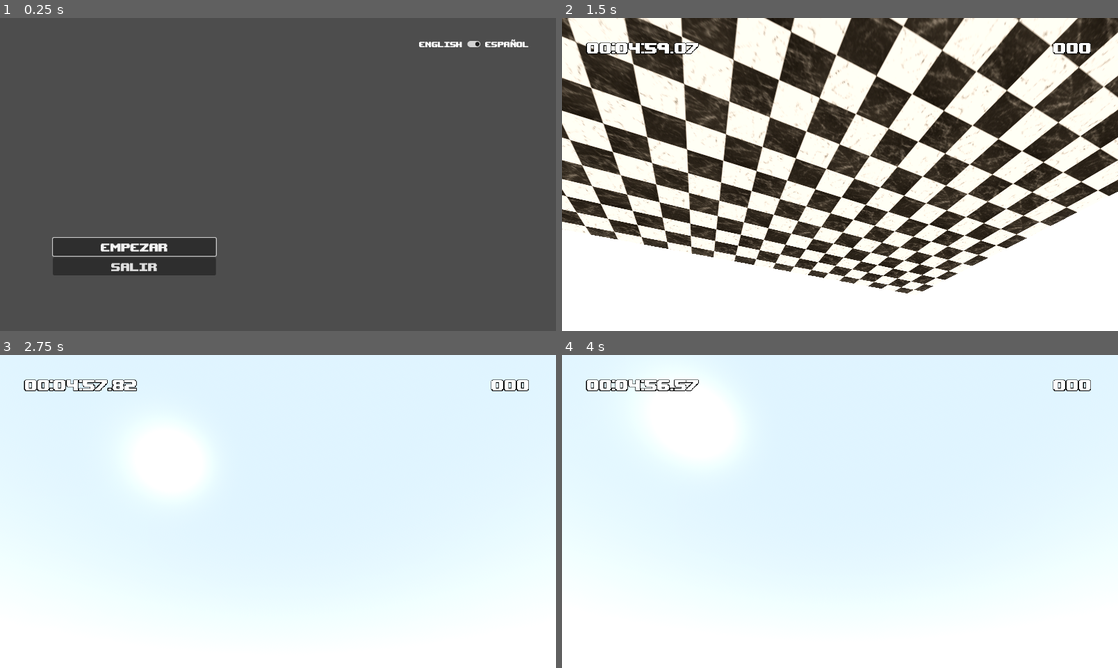
Above: before the commit, frames 1-4 (two rows, left to right).
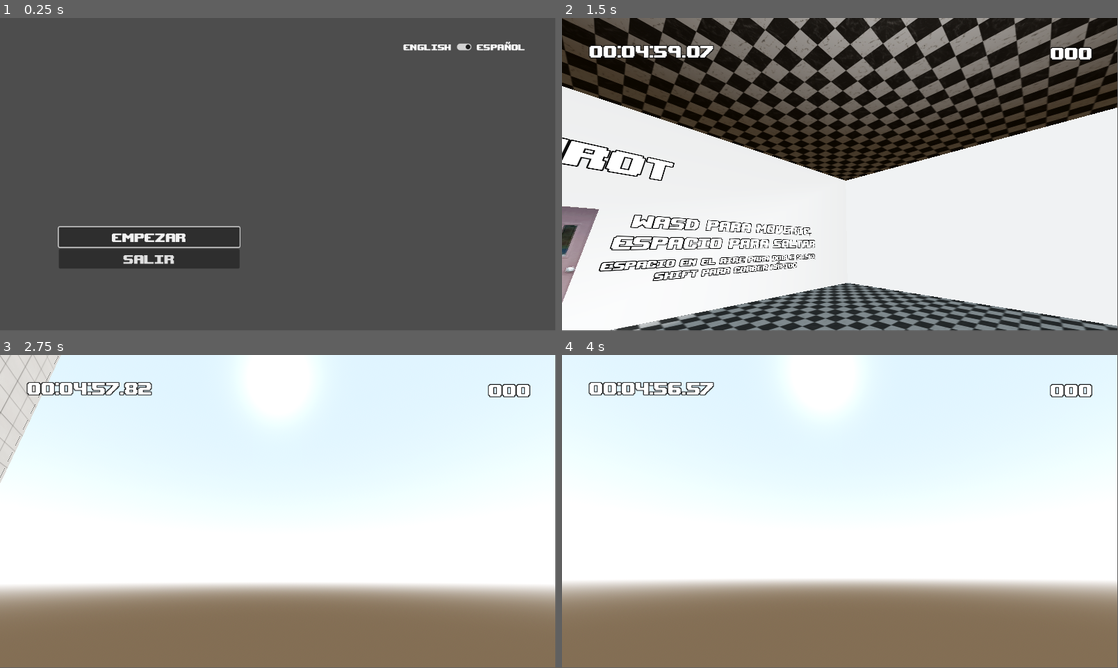
Above: after the commit, the same moments.

Repository: Bri0n/runrotgame
Game: Godot game, scene res://scenes/main_menu.tscn
Same seed, same stepped clock (60 frames per second), same inputs: the game is played once before the commit and once after it.
Inputs (mouse positions are in pixels of both pictures, inside the frame that each line leads up to):
- Up to frame 1 (0.25 s): no input
- Up to frame 2 (1.5 s): click "Empezar" at 0.5 s; move the mouse to (867, 174) at 1.27 s; hold W (move_forward) from 1.28 s (still down); hold E (interact) from 1.28 s (still down); click (867, 174) at 1.42 s
- Up to frame 3 (2.75 s): keep holding W (move_forward); tap Space (jump) at 1.52, 2.27 s; move the mouse to (250, 511) at 2.02 s; release E (interact) at 2.03 s; tap P (noclip) at 2.1 s; click (250, 511) at 2.17 s
- Up to frame 4 (4 s): keep holding W (move_forward); move the mouse to (851, 505) at 2.77 s; hold Shift (sprint) 2.78-3.53 s; click (851, 505) at 2.92 s; move the mouse to (834, 517) at 3.52 s; tap E (interact) at 3.6 s; click (834, 517) at 3.67 s; tap Space (jump) at 3.77 s
In our replay, the window is 800x450 before the commit and 799x449 after it. These sizes can differ from the game's own. Grey fills any space a smaller window leaves; there, only what the larger window draws over its background counts as a difference.

The runs differ from the first frame. In frame 1, 3.6% of the frame differs, in the area x 9-95%, y 6-83%; in frame 2, 62%, in the area x 0-100%, y 0-100%; in frame 3, 42%; in frame 4, 41%.

Commit message:
Fixes para exportar la versión web

Diff:
--- a/project.godot
+++ b/project.godot
@@ -22,11 +22,6 @@
 GlobalConstants="*res://scripts/GlobalConstants.gd"
 GameManager="*res://scenes/GameManager.tscn"
 AudioManager="*res://scenes/audio_manager.tscn"
-
-[display]
-
-window/size/viewport_width=1280
-window/size/viewport_height=720
 
 [editor]
 
@@ -110,9 +105,10 @@
 
 [rendering]
 
-textures/canvas_textures/default_texture_filter=0
-textures/canvas_textures/default_texture_repeat=1
-renderer/rendering_method="mobile"
+gl_compatibility/driver="opengl2"
+renderer/rendering_method="gl_compatibility"
+renderer/rendering_method.mobile="gl_compatibility"
+textures/vram_compression/import_etc2_astc=true
 lights_and_shadows/size/mode=0
 lights_and_shadows/size/viewport_height=720
 
--- a/scenes/hud.tscn
+++ b/scenes/hud.tscn
@@ -3,10 +3,16 @@
 [ext_resource type="Script" uid="uid://nn0p54utmb3w" path="res://scripts/hud.gd" id="1_ahhtf"]
 [ext_resource type="FontFile" uid="uid://cehtepccbhxnb" path="res://assets/fonts/upheavtt.ttf" id="2_oo0fn"]
 
-[node name="Hud" type="Node2D"]
+[node name="hud" type="Control"]
+layout_mode = 3
+anchors_preset = 10
+anchor_right = 1.0
+grow_horizontal = 2
+mouse_filter = 2
 script = ExtResource("1_ahhtf")
 
 [node name="remaining_time" type="Label" parent="."]
+layout_mode = 1
 offset_left = 57.0
 offset_top = 46.0
 offset_right = 357.0
@@ -19,10 +25,15 @@
 text = "100"
 
 [node name="points_value" type="Label" parent="."]
-offset_left = 918.0
-offset_top = 46.0
-offset_right = 1218.0
-offset_bottom = 113.0
+layout_mode = 1
+anchors_preset = 1
+anchor_left = 1.0
+anchor_right = 1.0
+offset_left = -352.0
+offset_top = 50.0
+offset_right = -52.0
+offset_bottom = 117.0
+grow_horizontal = 0
 size_flags_horizontal = 3
 theme_override_colors/font_outline_color = Color(0, 0, 0, 1)
 theme_override_constants/outline_size = 6
--- a/scenes/levels/zona_vertical_01.tscn
+++ b/scenes/levels/zona_vertical_01.tscn
@@ -8,6 +8,21 @@
 [ext_resource type="PackedScene" uid="uid://l6w78bgb0o7l" path="res://scenes/transition_hallway_exit.tscn" id="5_n8h0x"]
 [ext_resource type="PackedScene" uid="uid://mq3toad3d1cf" path="res://scenes/kill_zone.tscn" id="6_2a00g"]
 
+[sub_resource type="ProceduralSkyMaterial" id="ProceduralSkyMaterial_7btsc"]
+sky_horizon_color = Color(0.662243, 0.671743, 0.686743, 1)
+ground_horizon_color = Color(0.662243, 0.671743, 0.686743, 1)
+energy_multiplier = 2.0
+
+[sub_resource type="Sky" id="Sky_pj0ir"]
+sky_material = SubResource("ProceduralSkyMaterial_7btsc")
+
+[sub_resource type="Environment" id="Environment_ja4ax"]
+background_mode = 2
+sky = SubResource("Sky_pj0ir")
+ambient_light_sky_contribution = 0.27
+tonemap_mode = 2
+glow_enabled = true
+
 [sub_resource type="ConcavePolygonShape3D" id="ConcavePolygonShape3D_7btsc"]
 data = PackedVector3Array(2.99628, -0.2742, -2.99628, 2.99628, -0.2742, 2.99628, -2.99628, -0.2742, 2.99628, -2.99628,  …(47720 unchanged characters)…
 
@@ -84,6 +99,14 @@
 
 [node name="zona_vertical_01" type="Node3D"]
 
+[node name="DirectionalLight3D" type="DirectionalLight3D" parent="."]
+transform = Transform3D(-0.866023, -0.388576, 0.314662, 0, 0.62932, 0.777146, -0.500003, 0.673027, -0.545006, 0, 0, 0)
+light_energy = 0.36
+shadow_enabled = true
+
+[node name="WorldEnvironment" type="WorldEnvironment" parent="."]
+environment = SubResource("Environment_ja4ax")
+
 [node name="lights" type="Node3D" parent="."]
 transform = Transform3D(1, 0, 1.06581e-14, 0, 1, 0, -1.06581e-14, 0, 1, -6.79691, 0, -6.75538)
 
--- /dev/null
+++ b/scenes/loading_screen.tscn
@@ -0,0 +1,32 @@
+[gd_scene load_steps=3 format=3 uid="uid://dy2u4th11e1em"]
+
+[ext_resource type="Script" uid="uid://ddquioyotsuro" path="res://scripts/LoadingScreen.gd" id="1_hprjd"]
+[ext_resource type="FontFile" uid="uid://cehtepccbhxnb" path="res://assets/fonts/upheavtt.ttf" id="2_ku3bi"]
+
+[node name="loading_screen" type="Control"]
+top_level = true
+layout_mode = 3
+anchors_preset = 15
+anchor_right = 1.0
+anchor_bottom = 1.0
+grow_horizontal = 2
+grow_vertical = 2
+mouse_filter = 2
+script = ExtResource("1_hprjd")
+
+[node name="loading_text" type="Label" parent="."]
+layout_mode = 1
+anchors_preset = 8
+anchor_left = 0.5
+anchor_top = 0.5
+anchor_right = 0.5
+anchor_bottom = 0.5
+offset_left = -38.0
+offset_top = -11.5
+offset_right = 38.0
+offset_bottom = 11.5
+grow_horizontal = 2
+grow_vertical = 2
+theme_override_constants/outline_size = 8
+theme_override_fonts/font = ExtResource("2_ku3bi")
+theme_override_font_sizes/font_size = 48
--- a/scenes/main.tscn
+++ b/scenes/main.tscn
@@ -1,8 +1,9 @@
-[gd_scene load_steps=4 format=3 uid="uid://dn8hadwtayo2g"]
+[gd_scene load_steps=5 format=3 uid="uid://dn8hadwtayo2g"]
 
 [ext_resource type="PackedScene" uid="uid://cukwwoh4efd66" path="res://scenes/starting_area.tscn" id="1_73xcv"]
 [ext_resource type="PackedScene" uid="uid://c334msi5eywjn" path="res://scenes/player.tscn" id="1_mgspa"]
 [ext_resource type="PackedScene" uid="uid://dsm6ji71lag76" path="res://scenes/hud.tscn" id="4_jyhfs"]
+[ext_resource type="PackedScene" uid="uid://dy2u4th11e1em" path="res://scenes/loading_screen.tscn" id="4_tbgi4"]
 
 [node name="game" type="Node3D"]
 
@@ -21,6 +22,9 @@
 airborne_movement_speed = 15.0
 fall_velocity = 1.5
 
-[node name="Hud" parent="." instance=ExtResource("4_jyhfs")]
+[node name="hud" parent="." instance=ExtResource("4_jyhfs")]
+
+[node name="loading_screen" parent="." instance=ExtResource("4_tbgi4")]
 
 [editable path="current_level/starting_area"]
+[editable path="loading_screen"]
--- a/scenes/starting_area.tscn
+++ b/scenes/starting_area.tscn
@@ -1,8 +1,7 @@
-[gd_scene load_steps=20 format=4 uid="uid://cukwwoh4efd66"]
+[gd_scene load_steps=19 format=4 uid="uid://cukwwoh4efd66"]
 
 [ext_resource type="Shader" uid="uid://cnpt7gv8wgcay" path="res://shaders/ursc/spatial/basic_opaque.gdshader" id="1_mumia"]
 [ext_resource type="PackedScene" uid="uid://mq3toad3d1cf" path="res://scenes/kill_zone.tscn" id="3_7vpgr"]
-[ext_resource type="Shader" uid="uid://dorm5wwxqmgl5" path="res://shaders/ursc/spatial/standard_opaque.gdshader" id="3_opx81"]
 [ext_resource type="PackedScene" uid="uid://l6w78bgb0o7l" path="res://scenes/transition_hallway_exit.tscn" id="4_dx0k5"]
 [ext_resource type="FontFile" uid="uid://cehtepccbhxnb" path="res://assets/fonts/upheavtt.ttf" id="6_opx81"]
 [ext_resource type="PackedScene" uid="uid://bmitawbvtqfri" path="res://scenes/chips_pickup.tscn" id="7_kkvmv"]
@@ -20,29 +19,21 @@
 [sub_resource type="Environment" id="Environment_mumia"]
 background_mode = 2
 sky = SubResource("Sky_opx81")
+ambient_light_sky_contribution = 0.15
 tonemap_mode = 2
 glow_enabled = true
 
-[sub_resource type="ShaderMaterial" id="ShaderMaterial_kod28"]
-render_priority = 0
-shader = ExtResource("3_opx81")
-shader_parameter/albedo_color = Color(1, 1, 1, 1)
-shader_parameter/albedo_texture = ExtResource("7_mumia")
-shader_parameter/albedo_texture_as_primary_color = true
-shader_parameter/mix_factor = 1.0
-shader_parameter/texture_lod_halve_distance_override = 0.0
-shader_parameter/uv_offset = Vector2(0, 0)
-shader_parameter/uv_scale = Vector2(6, 6)
-shader_parameter/uv_scroll_speed = Vector2(0, 0)
-shader_parameter/cull_distance_override = 0.0
-shader_parameter/convert_vertex_colors = false
+[sub_resource type="StandardMaterial3D" id="StandardMaterial3D_kkvmv"]
+albedo_texture = ExtResource("7_mumia")
+uv1_scale = Vector3(9, 9, 9)
+uv1_triplanar = true
 
 [sub_resource type="ArrayMesh" id="ArrayMesh_fk3b5"]
 _surfaces = [{
 "aabb": AABB(-0.59379, -0.05, -0.519255, 1.18758, 0.1, 1.03851),
 "attribute_data": PackedByteArray("AACAPwAAgD8AAIA/AAAAAAAAAAAAAAAAAACAPwAAgD8AAIA/AAAAAAAAAAAAAAAAAACAPwAAgD8AAIA/AAAA …(303 unchanged characters)…
 "format": 34359738391,
-"material": SubResource("ShaderMaterial_kod28"),
+"material": SubResource("StandardMaterial3D_kkvmv"),
 "primitive": 3,
 "uv_scale": Vector4(0, 0, 0, 0),
 "vertex_count": 36,
@@ -52,26 +43,16 @@
 [sub_resource type="ConcavePolygonShape3D" id="ConcavePolygonShape3D_opx81"]
 data = PackedVector3Array(-5.9913, -0.05, 6.04395, -5.9913, -0.05, -6.04395, -5.9913, 0.05, -6.04395, 5.9913, -0.05, -6 …(788 unchanged characters)…
 
-[sub_resource type="ShaderMaterial" id="ShaderMaterial_opx81"]
-render_priority = 0
-shader = ExtResource("3_opx81")
-shader_parameter/albedo_color = Color(1, 1, 1, 1)
-shader_parameter/albedo_texture = ExtResource("7_mumia")
-shader_parameter/albedo_texture_as_primary_color = true
-shader_parameter/mix_factor = 1.0
-shader_parameter/texture_lod_halve_distance_override = 0.0
-shader_parameter/uv_offset = Vector2(0, 0)
-shader_parameter/uv_scale = Vector2(6, 6)
-shader_parameter/uv_scroll_speed = Vector2(0, 0)
-shader_parameter/cull_distance_override = 0.0
-shader_parameter/convert_vertex_colors = false
+[sub_resource type="StandardMaterial3D" id="StandardMaterial3D_mumia"]
+albedo_texture = ExtResource("7_mumia")
+uv1_triplanar = true
 
 [sub_resource type="ArrayMesh" id="ArrayMesh_mumia"]
 _surfaces = [{
 "aabb": AABB(-5.9913, -0.05, -6.04395, 11.9826, 0.1, 12.0879),
 "attribute_data": PackedByteArray("AACAPwAAgD8AAIA/AAAAAAAAAAAAAAAAAACAPwAAgD8AAIA/AAAAAAAAAAAAAAAAAACAPwAAgD8AAIA/AAAA …(303 unchanged characters)…
 "format": 34359738391,
-"material": SubResource("ShaderMaterial_opx81"),
+"material": SubResource("StandardMaterial3D_mumia"),
 "primitive": 3,
 "uv_scale": Vector4(0, 0, 0, 0),
 "vertex_count": 36,
@@ -110,7 +91,7 @@
 environment = SubResource("Environment_mumia")
 
 [node name="OmniLight3D" type="OmniLight3D" parent="."]
-transform = Transform3D(1, 0, 0, 0, 1, 0, 0, 0, 1, 0.9, 3, 0)
+transform = Transform3D(1, 0, 0, 0, 1, 0, 0, 0, 1, 0.9, 2.64722, 0)
 
 [node name="exit_transition_hallway" parent="." instance=ExtResource("4_dx0k5")]
 transform = Transform3D(1, 0, 0, 0, 1, 0, 0, 0, 1, 0, 0, -9.755)
@@ -175,6 +156,15 @@
 font_size = 36
 outline_size = 8
 
+[node name="controls_3" type="Label3D" parent="texts"]
+transform = Transform3D(0.172414, 0, 0, 0, 0.107646, 0, 0, 0, 0.172414, -0.252153, 0.0915976, -0.969887)
+text = "e para
+abrir puertas"
+font = ExtResource("6_opx81")
+font_size = 36
+outline_size = 8
+horizontal_alignment = 2
+
 [node name="title" type="Label3D" parent="texts"]
 transform = Transform3D(0.172414, 0, 0, 0, 0.107646, 0, 0, 0, 0.172414, -0.161432, 0.237658, -0.843983)
 text = "runrot"
--- a/scenes/transition_hallway_enter.tscn
+++ b/scenes/transition_hallway_enter.tscn
@@ -7,8 +7,9 @@
 [sub_resource type="ConcavePolygonShape3D" id="ConcavePolygonShape3D_pit5r"]
 data = PackedVector3Array(-0.853027, 14.3716, 3.90153, -0.853027, 11.4975, -3.89072, -0.853027, -0.456469, -3.89072, -0 …(14484 unchanged characters)…
 
-[sub_resource type="StandardMaterial3D" id="StandardMaterial3D_d534r"]
+[sub_resource type="StandardMaterial3D" id="StandardMaterial3D_bbyi0"]
 albedo_texture = ExtResource("3_x757p")
+uv1_scale = Vector3(2, 2, 2)
 uv1_triplanar = true
 
 [sub_resource type="ArrayMesh" id="ArrayMesh_bbyi0"]
@@ -16,18 +17,21 @@
 "aabb": AABB(-0.977087, -0.456479, -3.98096, 1.95268, 14.9501, 7.9552),
 "attribute_data": PackedByteArray("d7HXOzQTFjz46Es+I6h9P/j/fz8iqH0/AACAP7SnfT/4/38/nPcVPHex1zs79xU88hIWPAAAAADyEhY8AACA …(5167 unchanged characters)…
 "format": 34359738391,
-"material": SubResource("StandardMaterial3D_d534r"),
+"material": SubResource("StandardMaterial3D_bbyi0"),
 "primitive": 3,
 "uv_scale": Vector4(0, 0, 0, 0),
 "vertex_count": 492,
 "vertex_data": PackedByteArray("+l9av+7xZUG/snlA+l9av+L1N0GdAXnA+l9av1C26b6aAXnA+n95v0C36b7BsnlA+n95v1C26b6aAXnA+n95v+7 …(13035 unchanged characters)…
 }]
 
+[sub_resource type="StandardMaterial3D" id="StandardMaterial3D_pit5r"]
+
 [sub_resource type="ArrayMesh" id="ArrayMesh_x757p"]
 _surfaces = [{
 "aabb": AABB(-0.484288, -0.0458984, -0.898255, 0.968575, 0.0917969, 1.79651),
 "attribute_data": PackedByteArray("AACAPwAAgD8AAIA/AAAAAAAAAAAAAAAAAACAPwAAgD8AAIA/AAAAAAAAAAAAAAAAAACAPwAAgD8AAIA/AAAA …(303 unchanged characters)…
 "format": 34359738391,
+"material": SubResource("StandardMaterial3D_pit5r"),
 "primitive": 3,
 "uv_scale": Vector4(0, 0, 0, 0),
 "vertex_count": 36,
--- a/scenes/transition_hallway_exit.tscn
+++ b/scenes/transition_hallway_exit.tscn
@@ -26,7 +26,10 @@
 "vertex_data": PackedByteArray("+l9av16EZ0H8WX5A+l9av16EZ0G/Vn5A+l9av4IyNEG/Vn5A+n95v0C36b7BsnlA+n95v1C26b6aAXnA+n95v+7 …(14795 unchanged characters)…
 }]
 
+[sub_resource type="StandardMaterial3D" id="StandardMaterial3D_ujb4d"]
+
 [sub_resource type="BoxMesh" id="BoxMesh_xlsfn"]
+material = SubResource("StandardMaterial3D_ujb4d")
 size = Vector3(1.964, 0.079, 7.958)
 
 [sub_resource type="BoxShape3D" id="BoxShape3D_mhaue"]
--- a/scenes/tutorial_texts.gd
+++ b/scenes/tutorial_texts.gd
@@ -2,6 +2,7 @@
 @onready var made_in_48_hours: Label3D = $made_in_48_hours
 @onready var controls_1: Label3D = $controls_1
 @onready var controls_2: Label3D = $controls_2
+@onready var controls_3: Label3D = $controls_3
 @onready var title: Label3D = $title
 @onready var chips: Label3D = $chips
 
@@ -10,11 +11,13 @@
 		made_in_48_hours.text = "Un juego hecho\nen 48 horas para\naprender Godot"
 		controls_1.text = "WASD para moverte,\nespacio para saltar"
 		controls_2.text = "espacio en el aire para doble salto,\nshift para correr rápido"
+		controls_3.text = "E para\nabrir puertas"
 		title.text = "runrot"
 		chips.text = "Recolectar papitas\npara puntos\ny tiempo extra"
 	elif GlobalConstants.game_language == GlobalConstants.GameLanguage.ENGLISH:
 		made_in_48_hours.text = "A game built in\n48 hours to learn\nGodot"
 		controls_1.text = "WASD to move,\nspacebar to jump"
 		controls_2.text = "spacebar while airborne to\ndouble jump, shift to sprint"
+		controls_3.text = "E to\nopen doors"
 		title.text = "runrot"
 		chips.text = "Collect chips\nfor points\nand extra time"
--- a/scripts/Camera.gd
+++ b/scripts/Camera.gd
@@ -2,7 +2,7 @@
 
 @export var initial_pitch : float = 0.0
 @export var pitch_limit = deg_to_rad(80)
-@export var mouse_sensitivity := 0.005
+@export var mouse_sensitivity := 0.0025
 @export var gamepad_sensitivity := 0.02
 
 var mouse_captured : bool = true
@@ -13,17 +13,23 @@
 	self.rotation.y += Input.get_axis("look_right", "look_left") * gamepad_sensitivity
 	self.rotation.x = clampf(self.rotation.x, -pitch_limit, pitch_limit)
 
-func _unhandled_input(event: InputEvent) -> void:
-	_handle_mouse_capture()
-	if mouse_captured and event is InputEventMouseMotion:
-		self.rotation.x -= event.relative.y * mouse_sensitivity
-		self.rotation.y += -event.relative.x * mouse_sensitivity
-	self.rotation.x = clampf(self.rotation.x, -pitch_limit, pitch_limit)
+func _input(event: InputEvent) -> void:
+	_handle_mouse_capture(event)
+	_handle_camera_rotation(event)
 
-func _handle_mouse_capture():
-	if Input.is_mouse_button_pressed(MOUSE_BUTTON_LEFT):
+func _handle_mouse_capture(event: InputEvent):
+	if event is InputEventMouseButton:
 		Input.set_mouse_mode(Input.MOUSE_MODE_CAPTURED)
 		mouse_captured = true
-	if Input.is_key_pressed(KEY_ESCAPE):
+	elif Input.is_key_pressed(KEY_ESCAPE):
 		Input.set_mouse_mode(Input.MOUSE_MODE_VISIBLE)
 		mouse_captured = false
+
+func _handle_camera_rotation(event: InputEvent):
+	var rotation_x : float = 0.0
+	var rotation_y : float = 0.0
+	if mouse_captured:
+		if event is InputEventMouseMotion:
+			self.rotation.x -= event.screen_relative.y * mouse_sensitivity
+			self.rotation.y -= event.screen_relative.x * mouse_sensitivity
+	self.rotation.x = clampf(self.rotation.x, -pitch_limit, pitch_limit)
--- a/scripts/GameManager.gd
+++ b/scripts/GameManager.gd
@@ -5,6 +5,7 @@
 # Scene management
 var current_level_node : Node
 var next_level_node : Node
+var loading_screen_node : Control
 
 # Level change
 var levels : PackedStringArray
@@ -49,9 +50,13 @@
 	current_level_node = get_node(GlobalConstants.CURRENT_LEVEL_NODE_PATH)
 	next_level_node = get_node(GlobalConstants.NEXT_LEVEL_NODE_PATH)
 	player = get_node(GlobalConstants.PLAYER_NODE_PATH)
+	loading_screen_node = get_node(GlobalConstants.LOADING_SCREEN_NODE_PATH)
+	loading_screen_node.text = ""
 
 func _set_gameplay_variables():
 	counting_down = true
+	score = 0
+	remanining_time = 300.0
 	Input.set_mouse_mode(Input.MOUSE_MODE_CAPTURED)
 
 func _delete_main_menu():
@@ -59,7 +64,6 @@
 	get_tree().current_scene = get_node(GlobalConstants.MAIN_SCENE_NODE_PATH)
 
 func restart_game():
-	score = 0
 	start_game("_delete_game_over_screen")
 
 func _delete_game_over_screen():
@@ -74,6 +78,7 @@
 
 func end_game():
 	Input.set_mouse_mode(Input.MOUSE_MODE_VISIBLE)
+	counting_down = false
 	get_tree().change_scene_to_file(GlobalConstants.GAME_OVER_SCENE_PATH)
 
 func process_pickup(points : int = 0, seconds : float = 0):
@@ -82,10 +87,18 @@
 	increase_remaining_time(seconds)
 
 func load_next_scene():
+	if GlobalConstants.game_language == GlobalConstants.GameLanguage.SPANISH:
+		loading_screen_node.text = "Cargando..."
+	elif GlobalConstants.game_language == GlobalConstants.GameLanguage.ENGLISH:
+		loading_screen_node.text = "Loading..."
+	call_deferred("_load_next_scene_transition")
+
+func _load_next_scene_transition():
 	var path_to_next_level = GlobalConstants.LEVELS_FOLDER_PATH + next_level_name
 	var next_level_instance = load(path_to_next_level).instantiate()
 	next_level_node.add_child(next_level_instance)
 	call_deferred("_complete_transition")
+
 
 func _complete_transition():
 	var exit_transition_hallway : Node3D = current_level_node.get_child(0).get_node(GlobalConstants.EXIT_HALLWAY_NAME)
@@ -101,6 +114,7 @@
 	current_level_node.get_child(0).queue_free()
 	next_level_node.get_child(0).reparent(current_level_node)
 	current_level_name = next_level_name
+	loading_screen_node.text = ""
 	select_next_level()
 
 func select_next_level():
--- a/scripts/GlobalConstants.gd
+++ b/scripts/GlobalConstants.gd
@@ -28,6 +28,8 @@
 const NEXT_LEVEL_NODE_PATH :="/root/game/next_level"
 const MAIN_MENU_NODE_PATH := "/root/MainMenu"
 const MAIN_SCENE_NODE_PATH := "/root/game"
+const LOADING_SCREEN_NODE_PATH := "/root/game/loading_screen/loading_text"
+const HUD_NODE_PATH := "/root/game/hud"
 
 # Game over
 const GAME_OVER_SCENE_PATH := "res://scenes/game_over.tscn"
--- /dev/null
+++ b/scripts/LoadingScreen.gd
@@ -0,0 +1,8 @@
+extends Control
+@onready var loading_text: Label = $loading_text
+
+func _ready() -> void:
+	if GlobalConstants.game_language == GlobalConstants.GameLanguage.SPANISH:
+		loading_text.text = "Cargando..."
+	elif GlobalConstants.game_language == GlobalConstants.GameLanguage.ENGLISH:
+		loading_text.text = "Loading..."
--- a/scripts/StandardDoor.gd
+++ b/scripts/StandardDoor.gd
@@ -32,5 +32,5 @@
 		AudioManager.play_doorslam_audio()
 
 func _toggle_colliders():
-	door_opened_collider.disabled = !is_open
-	door_closed_collider.disabled = is_open
+	set_deferred("door_opened_collider.disabled", !is_open)
+	set_deferred("door_closed_collider.disabled", is_open)
--- a/scripts/hud.gd
+++ b/scripts/hud.gd
@@ -1,4 +1,4 @@
-extends Node2D
+extends Control
 
 @onready var remaining_time: Label = $remaining_time
 @onready var points_value: Label = $points_value
Binary file changed: assets/models/chips_food_snack_chips_4.png
Not shown, changed: assets/models/chips_food_snack_chips_4.png.import
Not shown, changed: assets/models/door_brown_a_door_double_brown_right.png.import
Not shown, changed: assets/textures/Metal_05-128x128.png.import
Not shown, changed: assets/textures/Metal_14-128x128.png.import
Not shown, changed: assets/textures/Stone_01-128x128.png.import
Not shown, changed: assets/textures/Tile_02-512x512.png.import
Not shown, changed: assets/textures/Tile_09-128x128.png.import
Not shown, changed: assets/textures/Tile_13-128x128.png.import
Not shown, changed: assets/textures/brick_painted_white.png.import
Not shown, changed: assets/textures/brick_red_04.jpg.import
Not shown, changed: assets/textures/carpet_tan_01.jpg.import
(and 25 more such lines)
